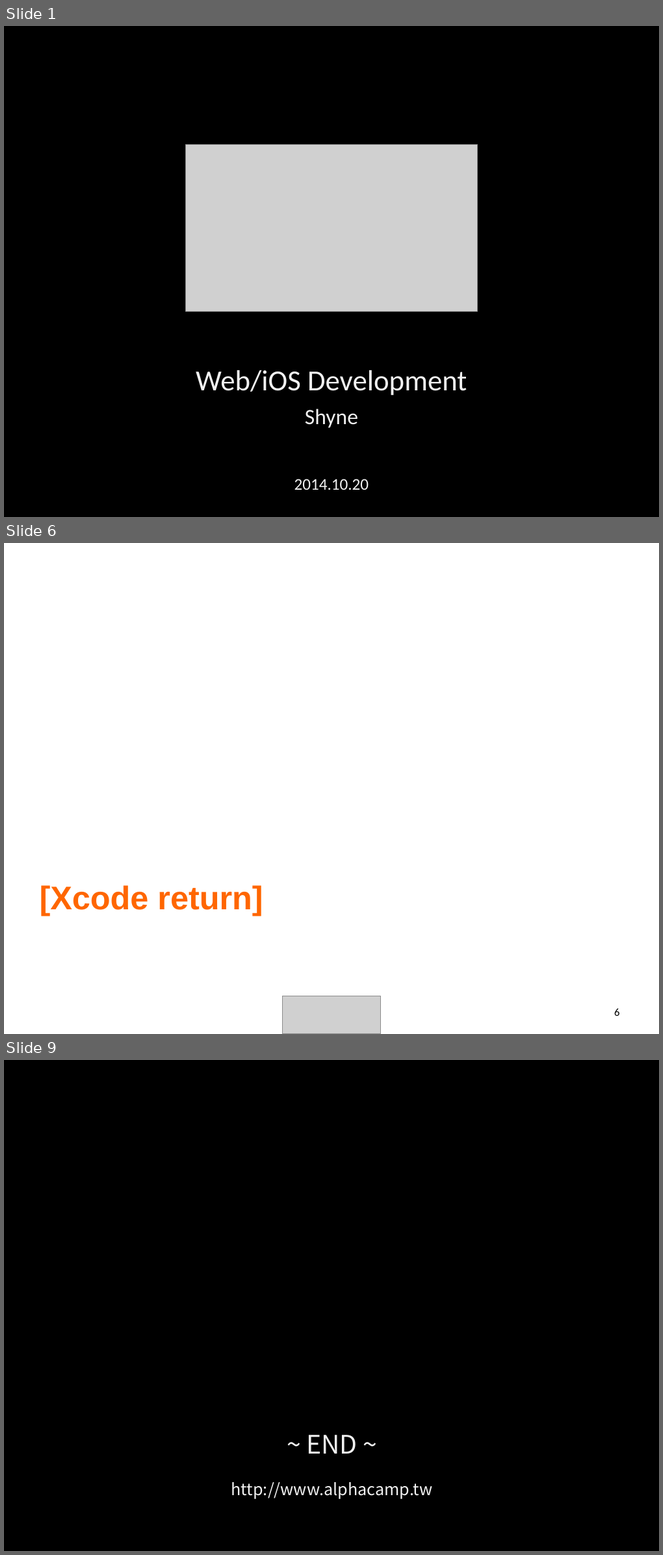
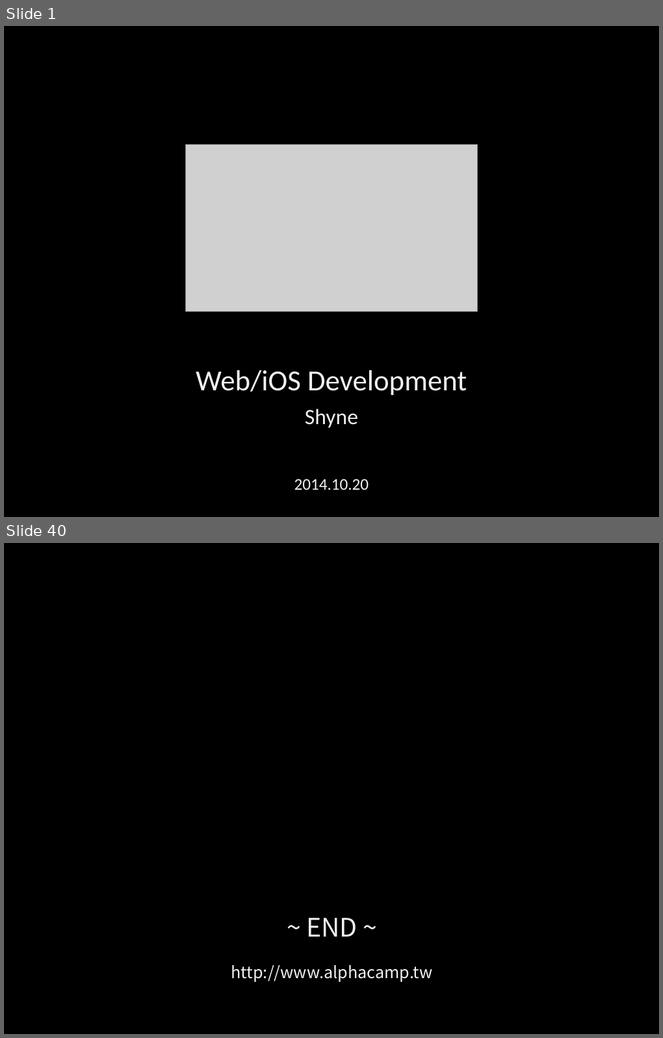
Before and after one commit to ALPHACamp/Camp-3-iOS-Dev, a slide deck: Class presentation/Week3 - Shyne/10-20-2014.ppt. Shown one above the other, each under a label of ours: slides 1, 6 and 9 before the commit, slides 1 and 40 after it; the slides between them are not shown. The pictures are 663x1555 and 663x1038 pixels, drawn with LibreOffice and Linux fonts; fonts in the diff are those of the drawing; grey boxes stand for pictures. Boxes give left, top, right and bottom in pixels: in the first picture for what was removed or moved away, otherwise in the second. Text is boxed around its words. In the diff, an @@ line names an element or a change of style, - is before the commit and + after.

```diff
--- a/Class presentation/Week3 - Shyne/10-20-2014.ppt
+++ b/Class presentation/Week3 - Shyne/10-20-2014.ppt
@@ slide 6 removed at [4,543,659,1034], background #FFFFFF @@
@@ title removed at [40,886,263,916] @@
-[Xcode return]
@@ picture removed at [282,997,381,1034] @@
@@ page number removed at [614,1008,620,1016] @@
-6
@@ what was slide 9 is now slide 40 @@
```
Also in this commit, not shown: 38 slides added, 6 other slides removed, 3 other files.
